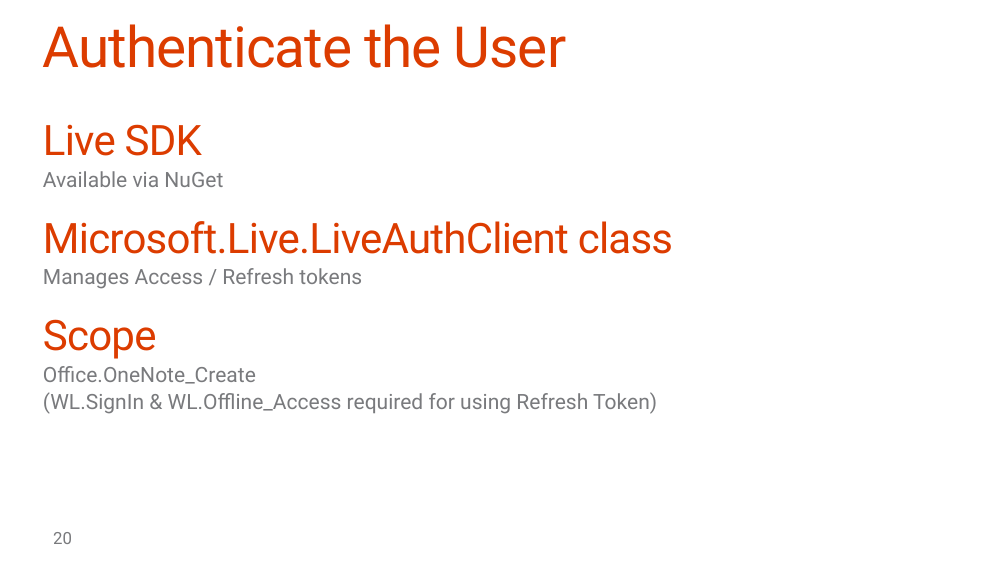
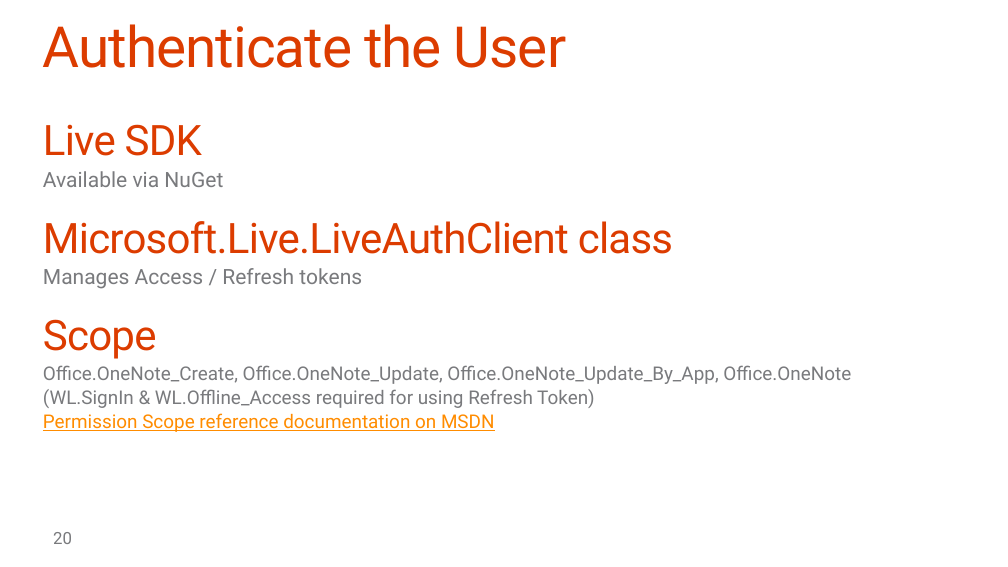
Before and after one commit to OfficeDev/TrainingContent, a slide deck: slide 20 of O3653-7 Deep Dive into the Office 365 APIs for OneNote services/O3653-7 Deep Dive into the Office 365 APIs for OneNote services.pptx. Drawn at 1008x567 pixels with LibreOffice and Linux fonts; fonts in the diff are those of the drawing; background and template pictures are left out. Boxes give left, top, right and bottom in pixels: in the first picture for what was removed or moved away, otherwise in the second. Text is boxed around its words. In the diff, an @@ line names an element or a change of style, - is before the commit and + after.

```diff
--- a/O3653-7 Deep Dive into the Office 365 APIs for OneNote services/O3653-7 Deep Dive into the Office 365 APIs for OneNote services.pptx
+++ b/O3653-7 Deep Dive into the Office 365 APIs for OneNote services/O3653-7 Deep Dive into the Office 365 APIs for OneNote services.pptx
@@ text at (x1=43, y1=365, x2=851, y2=384): text changed; size 20 to 18 pt @@
-  Office.OneNote_Create
+  Office.OneNote_Create, Office.OneNote_Update, Office.OneNote_Update_By_App, Office.OneNote
@@ text at (x1=43, y1=389, x2=595, y2=408): size 20 to 18 pt in "(WL.SignIn & WL.Offline_Access required for using Refresh ..." @@
@@ text at (x1=43, y1=413, x2=495, y2=432): paragraph added @@
+  Permission Scope reference documentation on MSDN
```
Also in this commit, not shown: 5 other slides changed.
